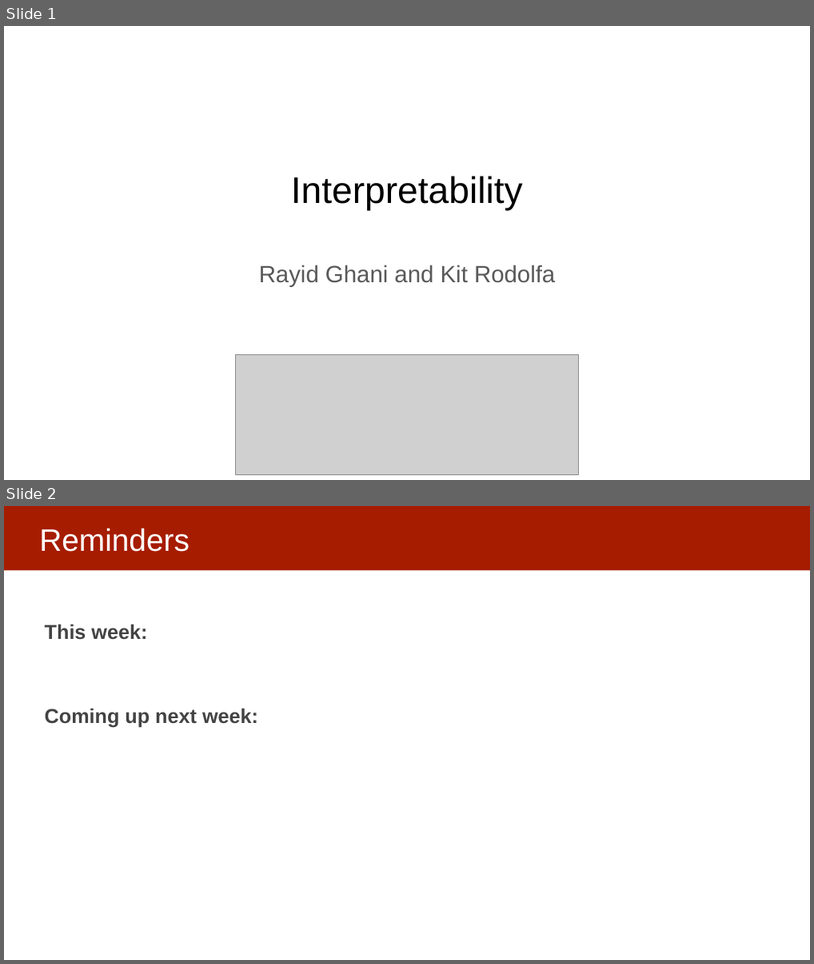
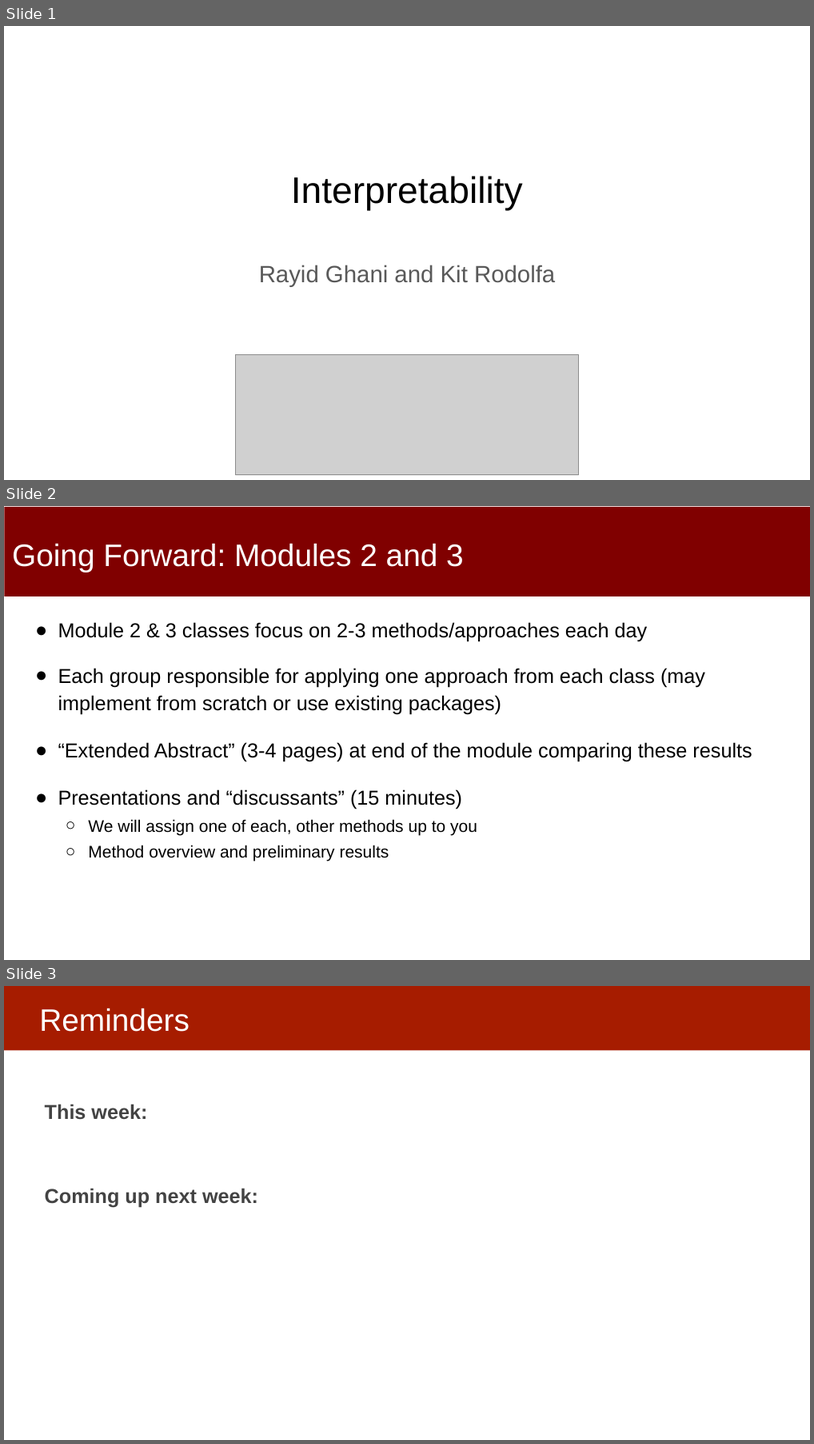
Before and after one commit to dssg/MLinPractice, a slide deck: Lectures/Lecture13-InterpretabilityOverview.pptx. Shown one above the other, each under a label of ours: slides 1 and 2 before the commit, slides 1, 2 and 3 after it. The pictures are 814x964 and 814x1444 pixels, drawn with LibreOffice and Linux fonts; fonts in the diff are those of the drawing; grey boxes stand for pictures. Boxes give left, top, right and bottom in pixels: in the first picture for what was removed or moved away, otherwise in the second. Text is boxed around its words. In the diff, an @@ line names an element or a change of style, - is before the commit and + after.

```diff
--- a/Lectures/Lecture13-InterpretabilityOverview.pptx
+++ b/Lectures/Lecture13-InterpretabilityOverview.pptx
@@ slide 2 added at bbox=[4, 506, 810, 960], background #FFFFFF @@
@@ rectangle added at bbox=[5, 507, 810, 596], fill #800000 @@
@@ title added at bbox=[12, 544, 464, 572], 37 pt, text #FFFFFF @@
+Going Forward: Modules 2 and 3
@@ text added at bbox=[58, 622, 752, 861], 24 pt, text #000000 @@
+● Module 2 & 3 classes focus on 2-3 methods/approaches each day
+● Each group responsible for applying one approach from each class (may implement from scratch or use existing packages)
+● “Extended Abstract” (3-4 pages) at end of the module comparing these results
+● Presentations and “discussants” (15 minutes)
+  ○ We will assign one of each, other methods up to you
+  ○ Method overview and preliminary results
@@ what was slide 2 is now slide 3 @@
```
Also in this commit, not shown: 5 slides changed.
